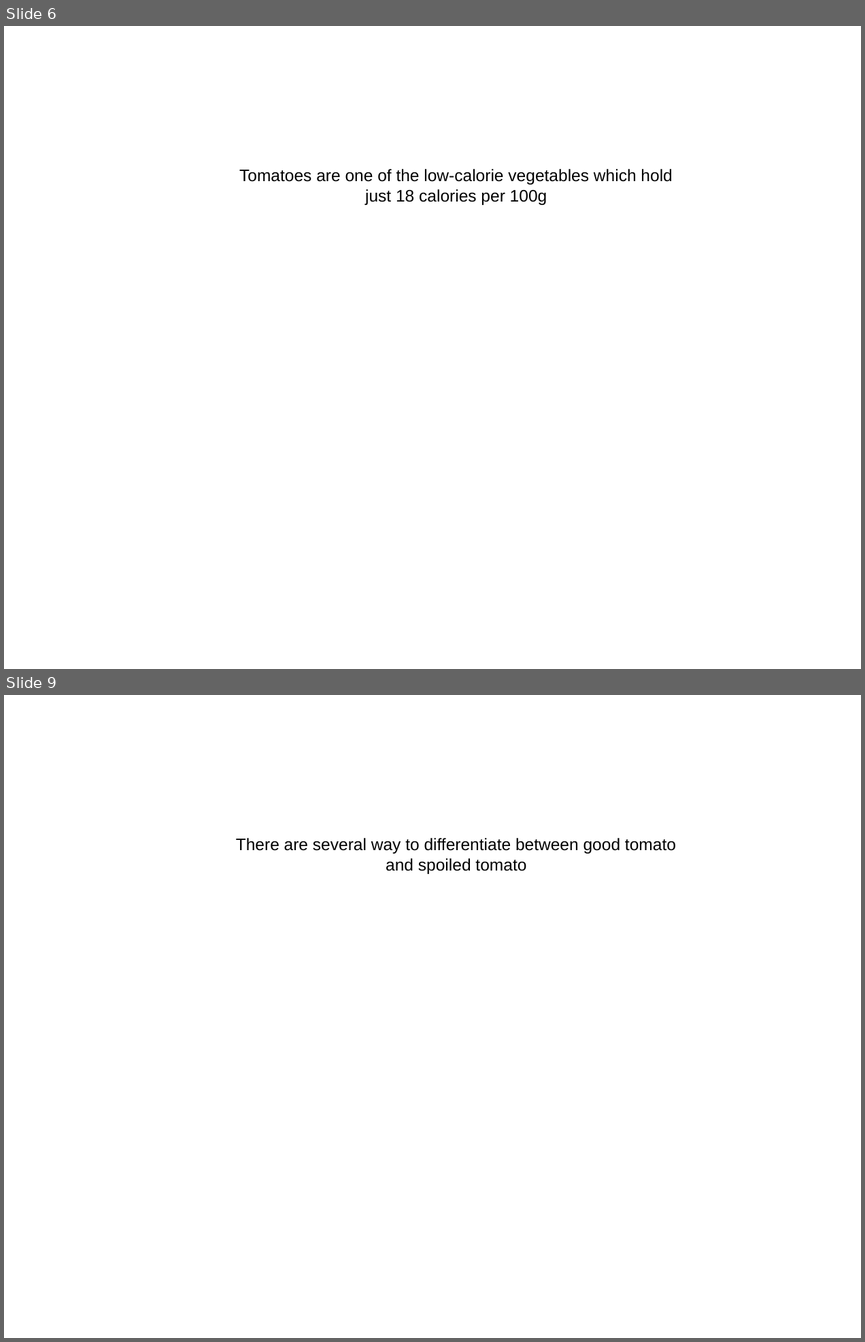
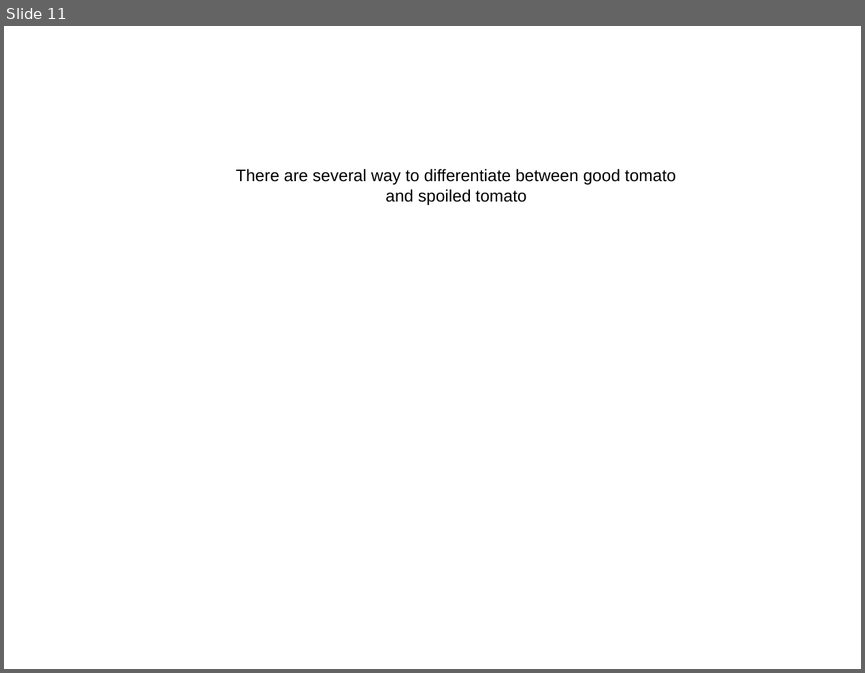
Before and after one commit to PikKACHUU/AutoGenerateArgumentation, a slide deck: slideshow.pptx. Shown one above the other, each under a label of ours: slides 6 and 9 before the commit, slide 11 after it; the slides between them are not shown. The pictures are 865x1342 and 865x673 pixels, drawn with LibreOffice and Linux fonts; fonts in the diff are those of the drawing. Boxes give left, top, right and bottom in pixels: in the first picture for what was removed or moved away, otherwise in the second. Text is boxed around its words. In the diff, an @@ line names an element or a change of style, - is before the commit and + after.

```diff
--- a/slideshow.pptx
+++ b/slideshow.pptx
@@ slide 6 removed at (4, 26, 861, 669), background #FFFFFF @@
@@ text removed at (239, 169, 672, 205) @@
-Tomatoes are one of the low-calorie vegetables which hold just 18 calories per 100g
@@ what was slide 9 is now slide 11 @@
```
Also in this commit, not shown: 1 slide changed, 8 slides added, 5 other slides removed, 7 other files.
